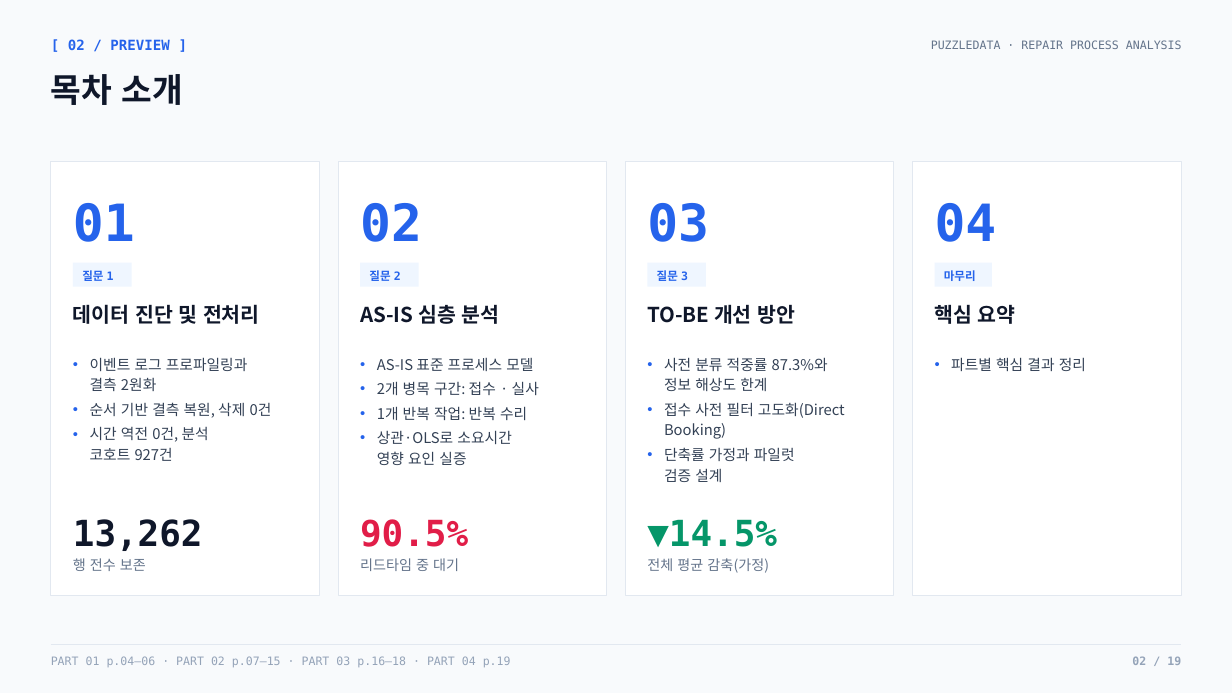
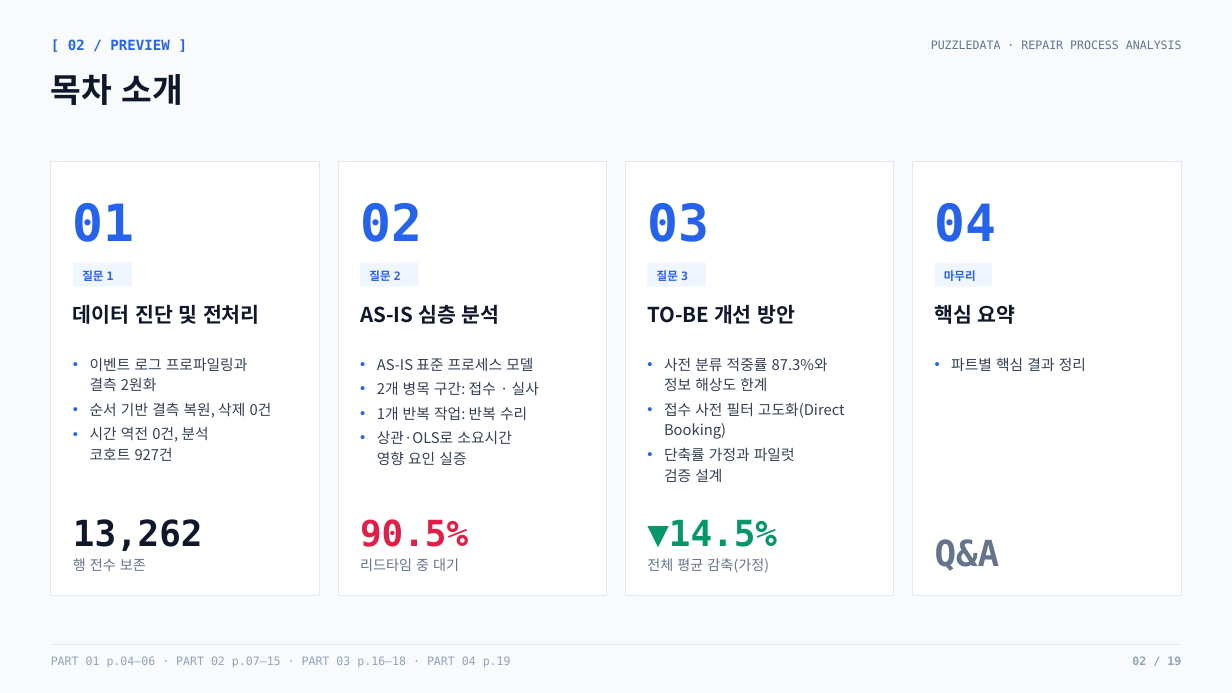
Before and after one commit to nus1245/puzzle_data, a slide deck: slide 2 of outputs/pptx/puzzledata_repair_report.pptx. Drawn at 1232x693 pixels with LibreOffice and Linux fonts; fonts in the diff are those of the drawing. Boxes give left, top, right and bottom in pixels: in the first picture for what was removed or moved away, otherwise in the second. Text is boxed around its words. In the diff, an @@ line names an element or a change of style, - is before the commit and + after.

```diff
--- a/outputs/pptx/puzzledata_repair_report.pptx
+++ b/outputs/pptx/puzzledata_repair_report.pptx
@@ text added at <box>935,539,1000,571</box>, 28 pt, text #64748B, bold @@
+Q&A
```
Also in this commit, not shown: 2 other files.
